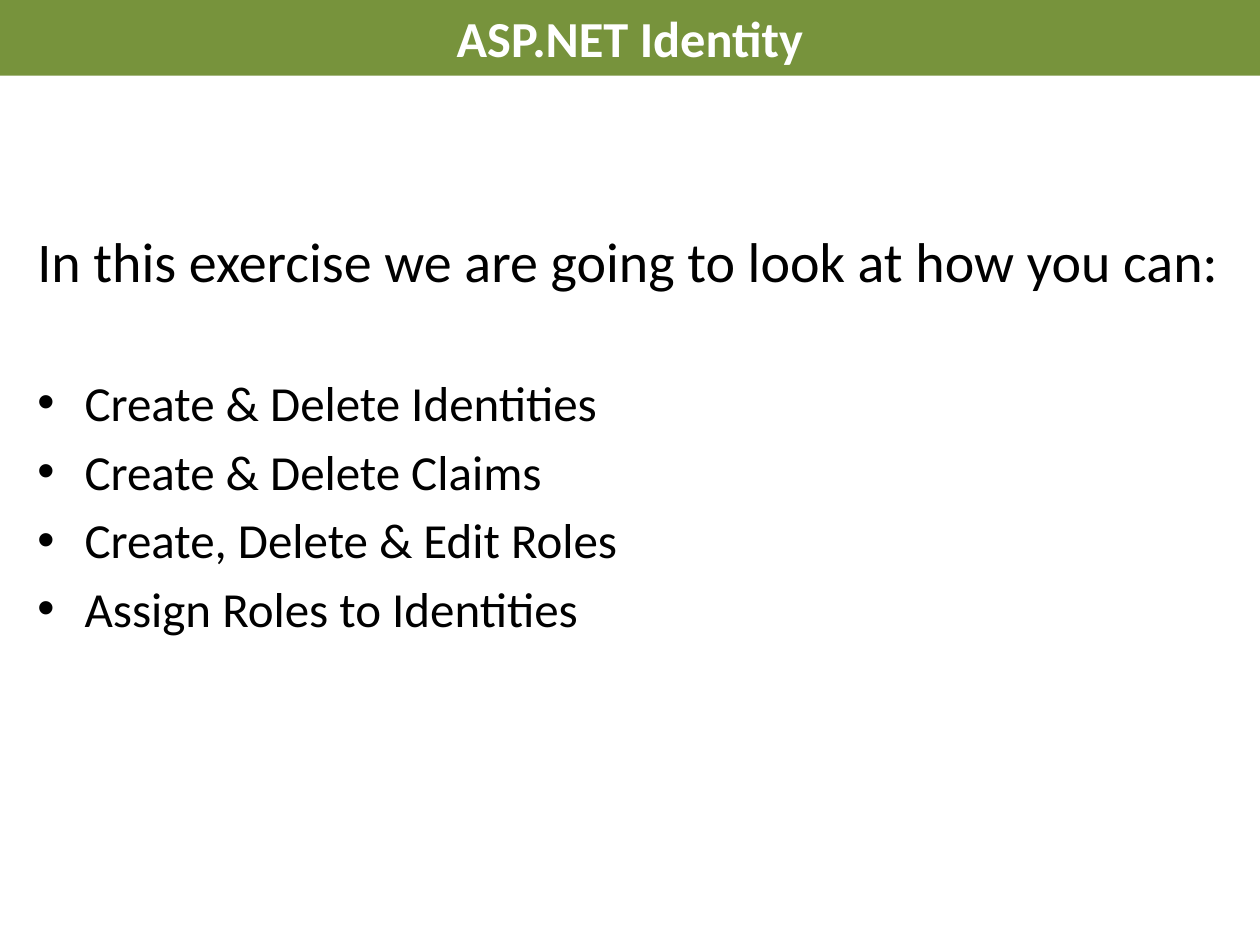
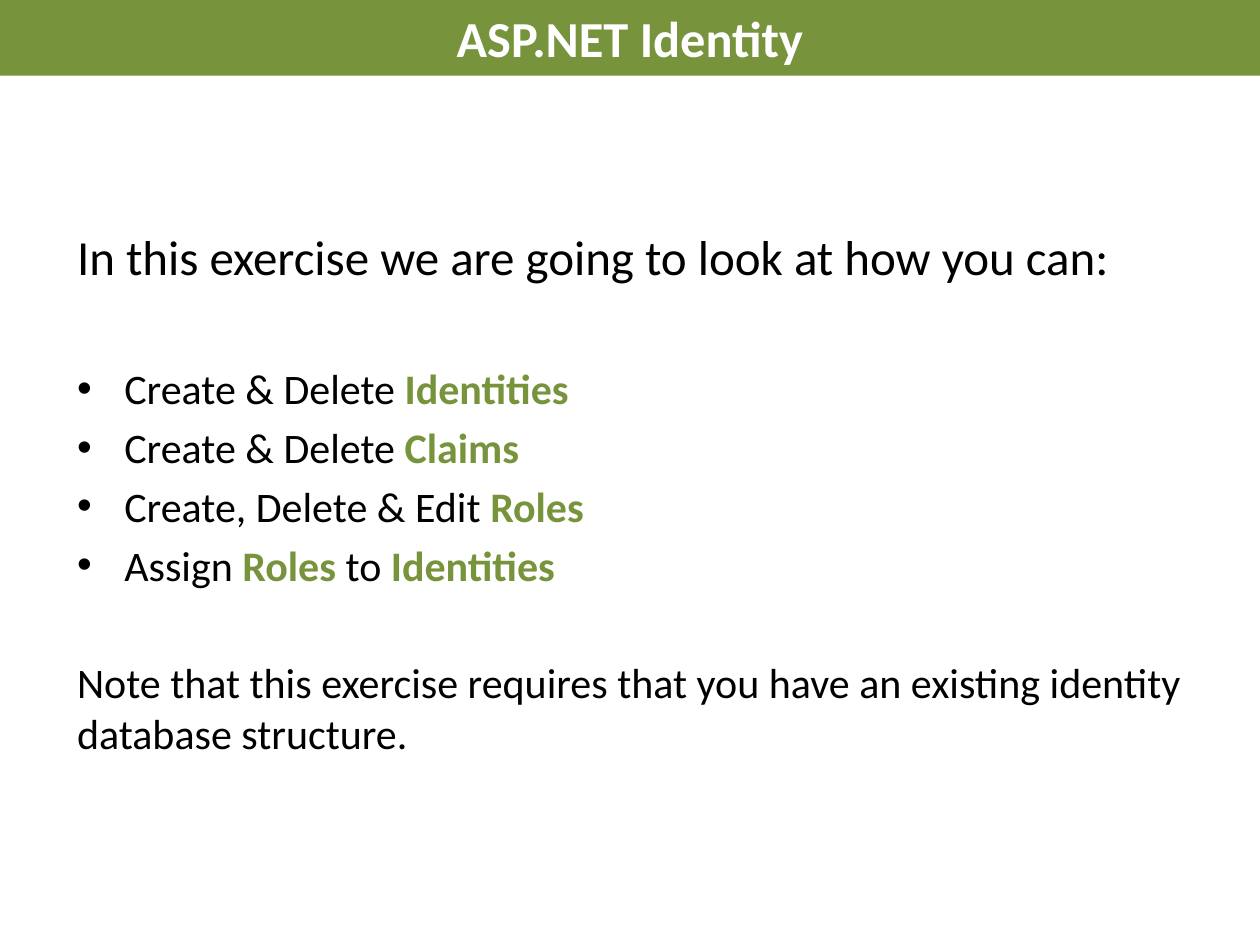
Before and after one commit to AndreasElffors/ProjectIdentity, a slide deck: slide 3 of Documents/Slides/Identity-ClaimsExercise.pptx. Drawn at 1260x945 pixels with LibreOffice and Linux fonts; fonts in the diff are those of the drawing; background and template pictures are left out. Boxes give left, top, right and bottom in pixels: in the first picture for what was removed or moved away, otherwise in the second. Text is boxed around its words. In the diff, an @@ line names an element or a change of style, - is before the commit and + after.

```diff
--- a/Documents/Slides/Identity-ClaimsExercise.pptx
+++ b/Documents/Slides/Identity-ClaimsExercise.pptx
@@ text "In this exercise we are ...": place and size @@
-text "In this exercise we are ..." at (37, 243, 1217, 636)
+text "In this exercise we are ..." at (77, 241, 1181, 750)
@@ text at (77, 241, 1108, 589): size 32 to 28 pt in "In this exercise we are going to ..."; size 28 to 24 pt in "Create & Delete Identities", "Create & Delete Claims", "Create, Delete & Edit Roles", "Assign Roles to Identities"; text colour #000000 to #77933C, bold on in "Identities", "Claims", "Roles", "Roles Identities" @@
@@ text at (77, 668, 1181, 750): paragraph added @@
+Note that this exercise requires that you have an existing identity database structure.
```
Also in this commit, not shown: 3 other slides changed, 17 other files.
